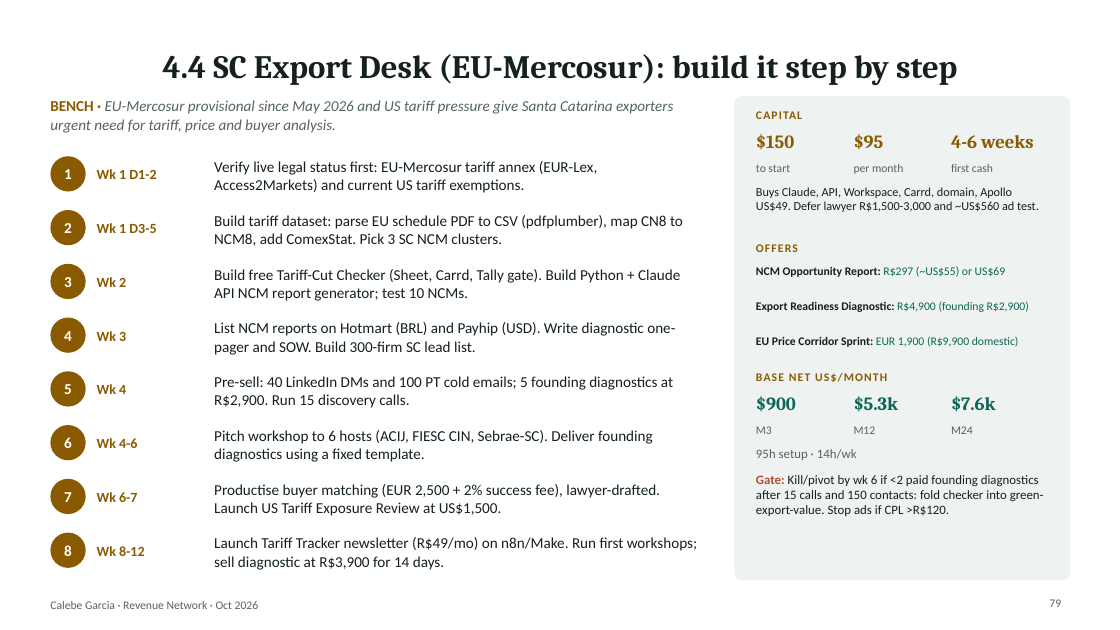
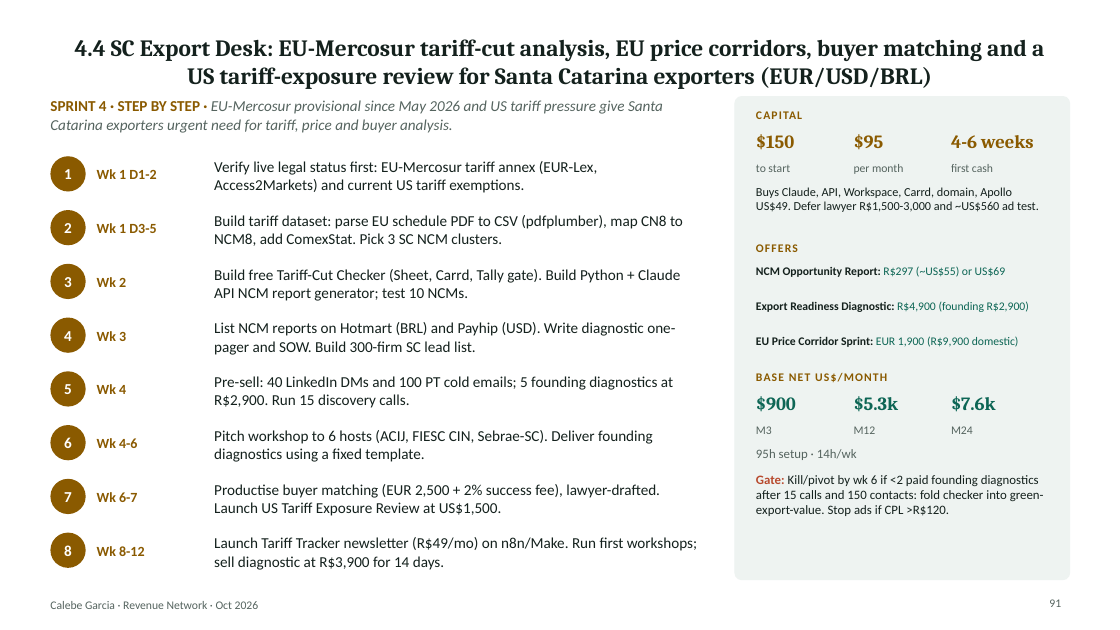
Before and after one commit to algarcalebe-web/legendary-bassoon, a slide deck: slide 91 of research/Calebe_Revenue_Network.pptx (slide 79 before the commit). Drawn at 1120x630 pixels with LibreOffice and Linux fonts; fonts in the diff are those of the drawing. Boxes give left, top, right and bottom in pixels: in the first picture for what was removed or moved away, otherwise in the second. Text is boxed around its words. In the diff, an @@ line names an element or a change of style, - is before the commit and + after.

```diff
--- a/research/Calebe_Revenue_Network.pptx
+++ b/research/Calebe_Revenue_Network.pptx
@@ title at [75, 39, 1044, 89]: text changed; size 28 to 20 pt @@
-4.4 SC Export Desk (EU-Mercosur): build it step by step
+4.4 SC Export Desk: EU-Mercosur tariff-cut analysis, EU price corridors, buyer matching and a US tariff-exposure review for Santa Catarina exporters (EUR/USD/BRL)
@@ text at [50, 100, 663, 133]: text changed @@
-BENCH · EU-Mercosur provisional since May 2026 and US tariff pressure give Santa Catarina exporters urgent need for tariff, price and buyer analysis.
+SPRINT 4 · STEP BY STEP · EU-Mercosur provisional since May 2026 and US tariff pressure give Santa Catarina exporters urgent need for tariff, price and buyer analysis.
@@ page number at [1049, 599, 1061, 607]: text changed @@
-79
+91
```
Also in this commit, not shown: 104 other slides changed, 16 slides added, 2 slides removed, 2 other files.
